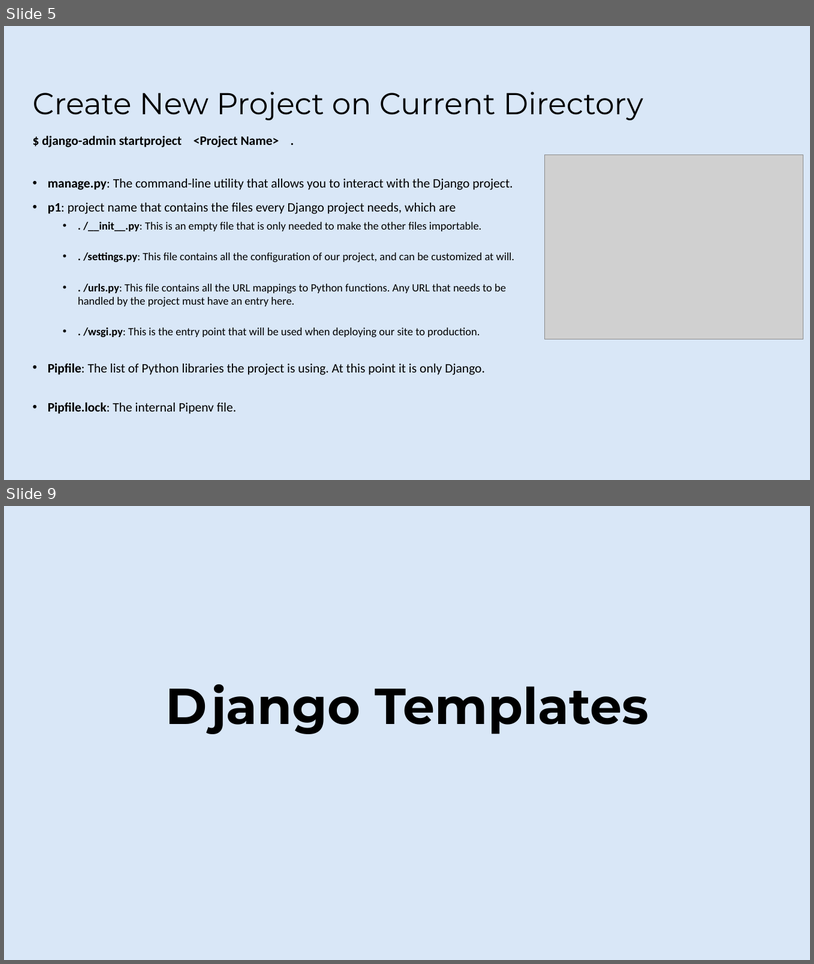
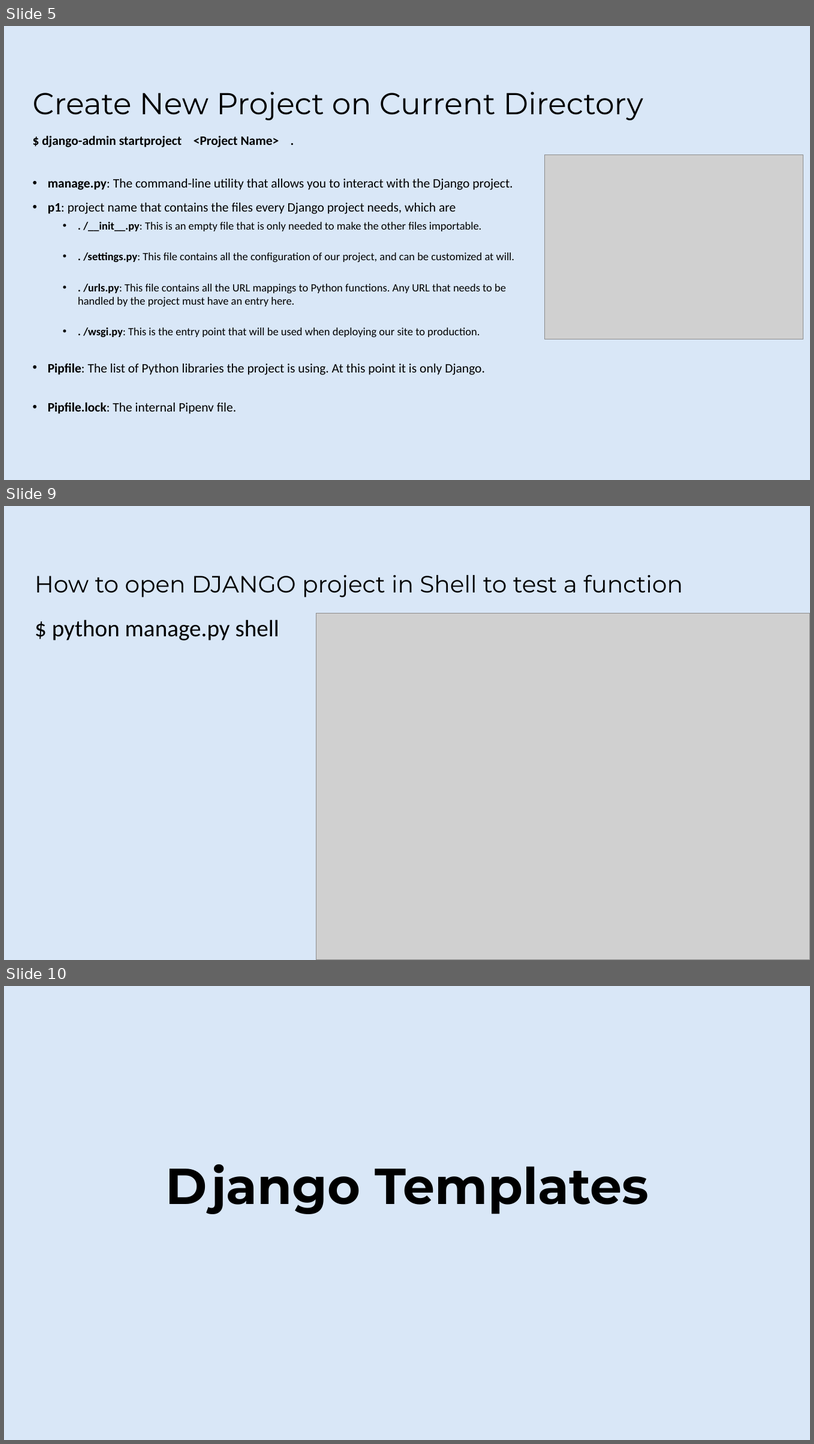
Before and after one commit to rafie-tarabay/BUE, a slide deck: django.pptx. Shown one above the other, each under a label of ours: slides 5 and 9 before the commit, slides 5, 9 and 10 after it; the slides between them are not shown. The pictures are 814x964 and 814x1444 pixels, drawn with LibreOffice and Linux fonts; fonts in the diff are those of the drawing; grey boxes stand for pictures; background and template pictures are left out. Boxes give left, top, right and bottom in pixels: in the first picture for what was removed or moved away, otherwise in the second. Text is boxed around its words. In the diff, an @@ line names an element or a change of style, - is before the commit and + after.

```diff
--- a/django.pptx
+++ b/django.pptx
@@ slide 9 added at (x1=4, y1=506, x2=810, y2=960), background #D9E7F7 @@
@@ title added at (x1=35, y1=574, x2=683, y2=597), 28 pt, text #000000 @@
+How to open DJANGO project in Shell to test a function
@@ picture added at (x1=316, y1=613, x2=810, y2=960) @@
@@ text added at (x1=52, y1=619, x2=279, y2=640), 28 pt, text #000000 @@
+$ python manage.py shell
@@ what was slide 9 is now slide 10 @@
```
Also in this commit, not shown: 7 slides changed, 9 other slides added.
